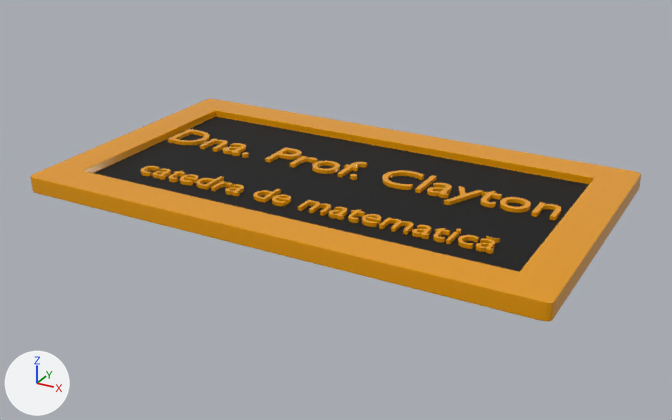
The Blender file EscapeHouseGit/Assets/placuta-profesoara.blend as it was, and as the next commit left it.
Before and after are seen from a 50 mm camera at (2.75, -4.99, 2.35) aimed at (0.04, -0.07, -0.11). Every picture has the same lights, and +X, +Y and +Z are marked at lower left.

Script lines for the objects in view, before the commit:
```python
me_plane = bpy.data.meshes.new('Plane')
me_plane.from_pydata(...)  # 254 vertices, 240 faces; spans x -0.87..0.88, y -1.0..1.0, z 0.0..0.11
# faces by material slot: [36, 204]
me_plane.materials.append(mat_material_001)  # black #000000
me_plane.materials.append(mat_material_002)  # orange #e79900
me_text = bpy.data.meshes.new('Text')
me_text.from_pydata(...)  # 3429 vertices, 4532 faces; spans x 0.08..7.5, y -0.23..0.69, z 0.0..0.13
me_text.materials.append(mat_material_002)  # orange #e79900
me_text_002 = bpy.data.meshes.new('Text.002')
me_text_002.from_pydata(...)  # 4128 vertices, 6148 faces; spans x -1.6..0.6, y -0.4..28.4, z 0.0..0.6
me_text_002.materials.append(mat_material_002)  # orange #e79900
ob_plane = bpy.data.objects.new('Plane', me_plane)
ob_plane.location = (0.0, 0.0, 0.0)
ob_plane.scale = (2.0, 1.0, 1.0)
_m = ob_plane.modifiers.new('Bevel', 'BEVEL')
_m.width = 0.005
_m.width_pct = 0.005
_m.segments = 2
ob_text = bpy.data.objects.new('Text', me_text)
ob_text.location = (-1.479, 0.081, 0.035)
ob_text.scale = (0.39, 0.39, 0.39)
ob_text_002 = bpy.data.objects.new('Text.002', me_text_002)
ob_text_002.location = (1.238, -0.388, 0.035)
ob_text_002.rotation_euler = (0.0, 0.0, 1.571)  # degrees (0, 0, 90)
ob_text_002.scale = (0.087, 0.087, 0.087)
```
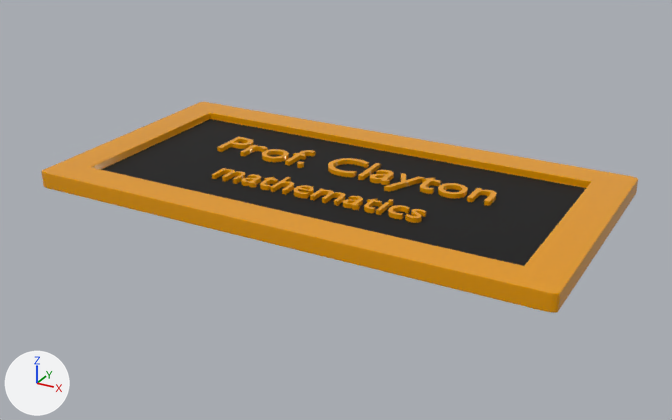
Pixel boxes [x1, y1, x2, y2] of what changed, in the pictures (672 x 420 px):
'Plane', rescaled
    before: [30, 99, 641, 321]
    after: [41, 102, 638, 313]
'Text', deleted (orange)
    before: [168, 129, 561, 220]
'Text.002', deleted (orange)
    before: [141, 166, 500, 254]
'Text.001', added (orange)
    after: [217, 137, 497, 206]
'Text.003', added (orange)
    after: [212, 168, 426, 223]

What the commit changed:
Text 'Text.001' (txt_text_001) is new.
Its body is 'mathematics'.
It uses material mat_material_002 (orange #e79900).
Its extrude is 0.015.
Its align x is 'CENTER'.
Text 'Text' (txt_text) is new.
Its body is 'Prof. Clayton'.
It uses material mat_material_002 (orange #e79900).
Its extrude is 0.015.
Its align x is 'CENTER'.
Object 'Plane' (ob_plane) is rescaled from (2.0, 1.0, 1.0) to (2.0, 0.9, 1.0).
Object 'Text' (ob_text) is deleted.
Object 'Text.002' (ob_text_002) is deleted.
Object 'Text.003' (ob_text_003) is new; it shows txt_text_001.
Its location is (0.0, -0.35, 0.075).
Its scale is (0.3, 0.3, 1.0).
Object 'Text.001' (ob_text_001) is new; it shows txt_text.
Its location is (0.0, 0.1, 0.075).
Its scale is (0.39, 0.39, 1.0).
